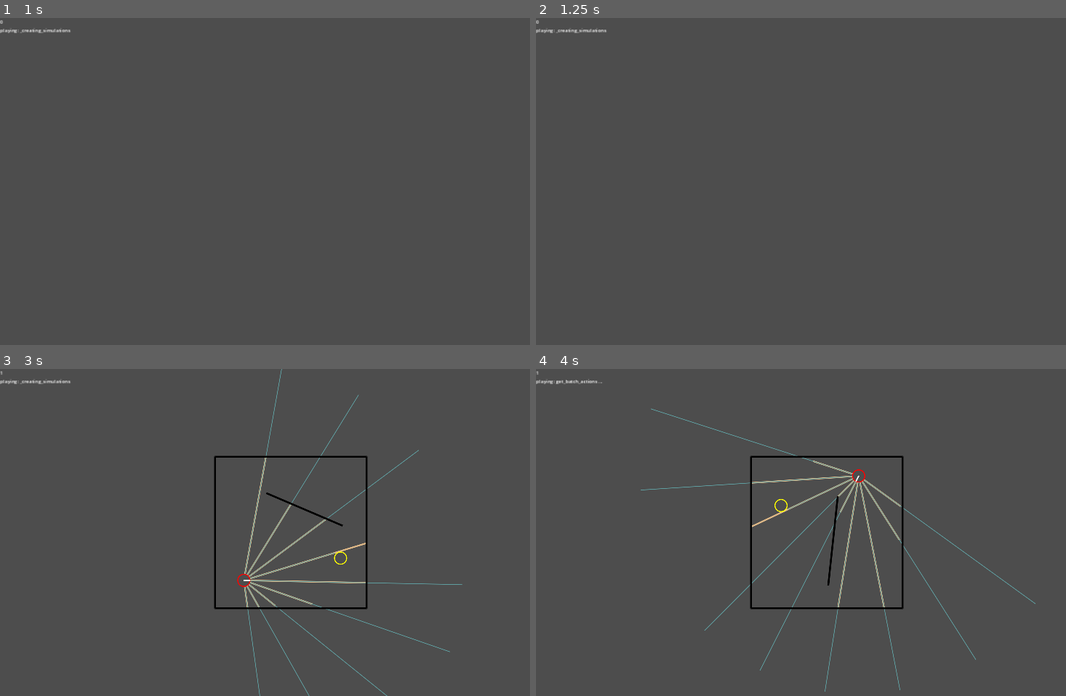
Above: before the commit, frames 1-4 (two rows, left to right).
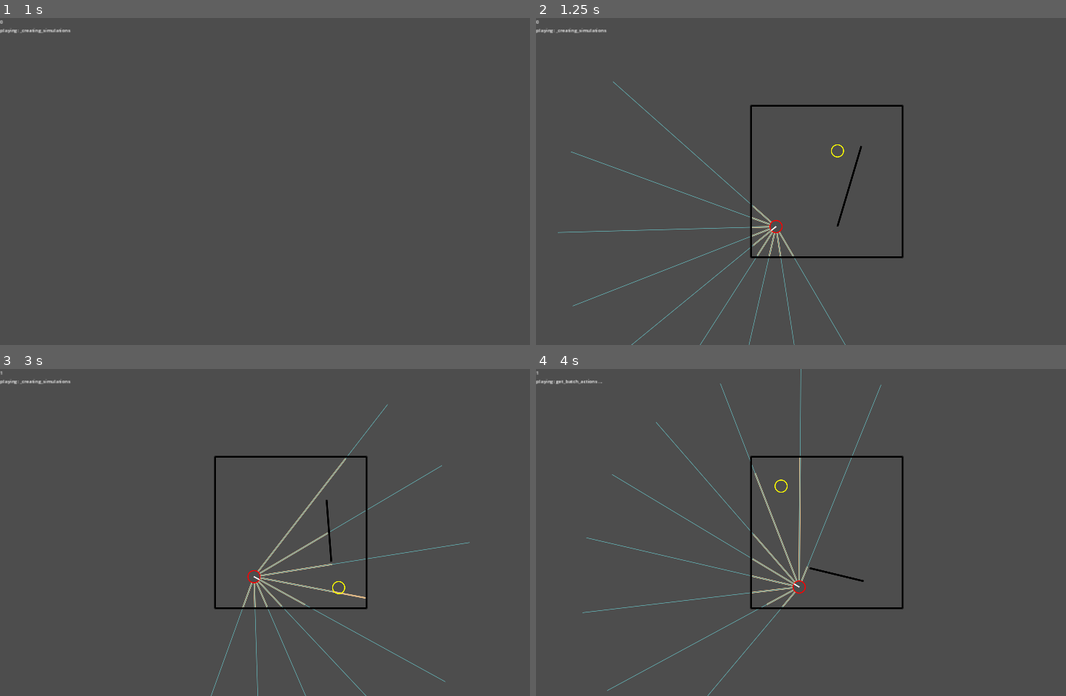
Above: after the commit, the same moments.

Repository: stokatyan/godot-ai
Game: Godot game, scene res://FindCoinGame/FCGEnv.tscn
Two runs of this game, one before a commit and one after it. Both use one fixed random seed, a clock stepped at 60 frames per second and the inputs below.
Inputs:
- Up to frame 1 (1 s): tap Enter at 0.5 s; hold D from 0.53 s (still down); hold Enter from 0.53 s (still down)
- Up to frame 2 (1.25 s): keep holding D; keep holding Enter
- Up to frame 3 (3 s): release D at 1.28 s; release Enter at 1.28 s; hold S 1.28-2.03 s; tap 1 at 1.35 s; tap Space at 2 s; hold D 2.03-2.78 s; tap 2 at 2.1 s; tap Enter at 2.75 s; hold Up from 2.78 s (still down); tap 3 at 2.85 s
- Up to frame 4 (4 s): tap Space at 3.5 s; release Up at 3.53 s; hold A from 3.53 s (still down); hold Enter from 3.53 s (still down)

Frame 1 is identical in both runs. In frame 2, 1.8% of the frame differs, in the area x 4-70%, y 19-100%; in frame 3, 2.3%; in frame 4, 2.7%, in the area x 8-95%, y 0-100%.
Error in both runs: Cannot call method 'poll' on a null value. (res://AI/AIServerTCP.gd:40)

Commit message:
reduce sim count

Diff:
--- a/godot-ai-client/FindCoinGame/FCGEnv.gd
+++ b/godot-ai-client/FindCoinGame/FCGEnv.gd
@@ -55,7 +55,7 @@
 	return FCGSimulation.new() as FCGSimulation
 
 func get_simulation_count() -> int:
-	return 40
+	return 30
 
 func get_steps_in_round() -> int:
 	return 36
Not shown, added: godot-ai-client/checkpoints/model-1.pt
